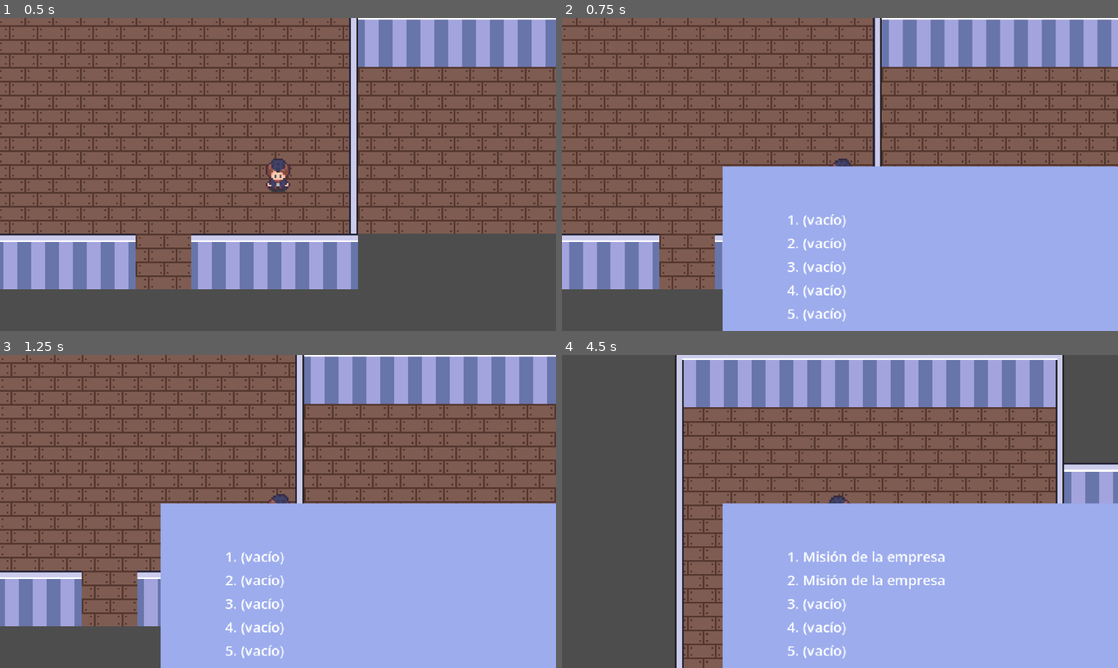
Above: before the commit, frames 1-4 (two rows, left to right).
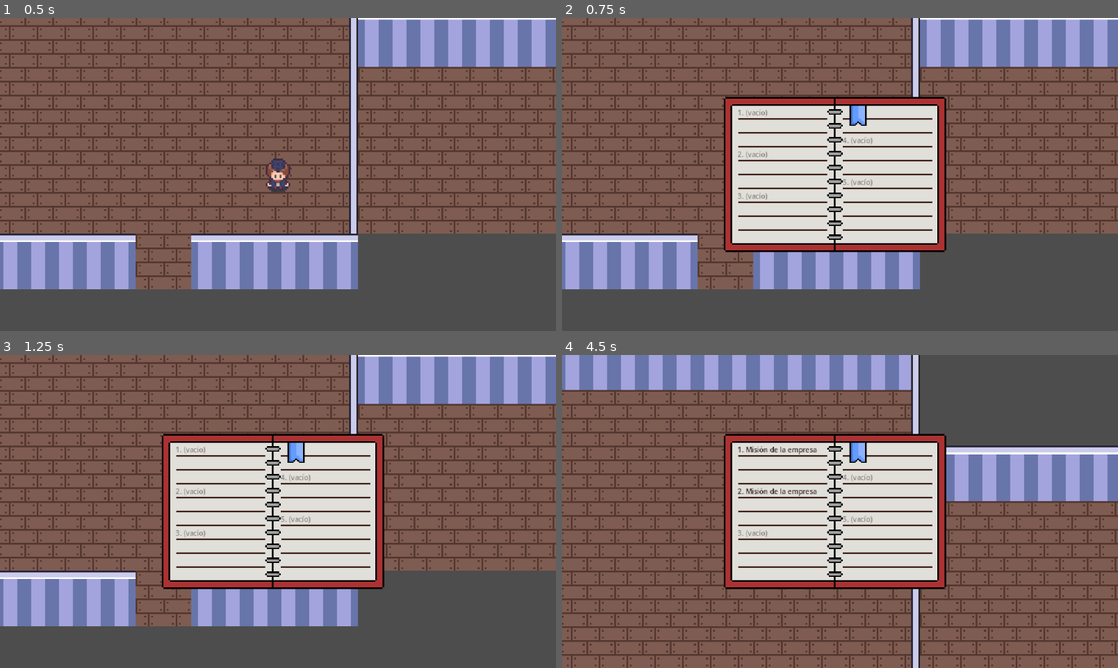
Above: after the commit, the same moments.

Repository: Laura26cal/UNlema
Game: Godot game, scene res://Scenes/Prueba.tscn
Same seed, same stepped clock (60 frames per second), same inputs: the game is played once before the commit and once after it. This scene is started directly instead of the project's main scene.
Inputs:
- Up to frame 1 (0.5 s): no input
- Up to frame 2 (0.75 s): tap Enter (ui_accept) at 0.5 s; hold Right (right) from 0.53 s (still down); hold I (libreta) from 0.53 s (still down)
- Up to frame 3 (1.25 s): keep holding Right (right); keep holding I (libreta); tap Enter (ui_accept) at 0.77 s
- Up to frame 4 (4.5 s): tap Enter (ui_accept) at 1.25, 1.52, 2.75, 3.02, 3.77 s; release Right (right) at 1.28 s; release I (libreta) at 1.28 s; hold S (down) 1.28-2.03 s; tap I (libreta) at 1.35, 2.85 s; hold Right (right) 2.03-2.78 s; hold I (libreta) 2.03-2.78 s; tap P at 2.1, 4.35 s; hold W (up) 2.78-3.53 s; hold I (libreta) 3.53-4.28 s; hold Left (left) from 3.53 s (still down)

Frame 1 is identical in both runs. In frame 2, 59% of the frame differs, in the area x 0-100%, y 0-100%; in frame 3, 55%; in frame 4, 87%.

Commit message:
feat: agregar libreta de 5 espacios con imagen y bloquear movimiento del jugador

Diff:
--- a/Scenes/Libreta.tscn
+++ b/Scenes/Libreta.tscn
@@ -1,20 +1,35 @@
 [gd_scene format=3 uid="uid://bgyy8ls1ll46a"]
 
 [ext_resource type="Script" uid="uid://vyxbci3m6e7f" path="res://Scripts/libreta.gd" id="1_l6jsr"]
+[ext_resource type="Texture2D" uid="uid://cxbkwxphwufi5" path="res://Resources/libreta.png" id="2_6rg5t"]
 
 [node name="Libreta" type="CanvasLayer" unique_id=1231893705]
 script = ExtResource("1_l6jsr")
 
-[node name="Fondo" type="ColorRect" parent="." unique_id=2104299848]
-offset_left = 185.0
-offset_top = 171.0
-offset_right = 666.0
-offset_bottom = 534.0
-color = Color(0.6101572, 0.67625695, 0.9274666, 1)
+[node name="Fondo" type="TextureRect" parent="." unique_id=478533415]
+anchors_preset = 8
+anchor_left = 0.5
+anchor_top = 0.5
+anchor_right = 0.5
+anchor_bottom = 0.5
+offset_left = -150.0
+offset_top = -95.0
+offset_right = 150.0
+offset_bottom = 95.0
+grow_horizontal = 2
+grow_vertical = 2
+texture = ExtResource("2_6rg5t")
 
-[node name="Lista" type="VBoxContainer" parent="Fondo" unique_id=713292900]
+[node name="PaginaIzq" type="VBoxContainer" parent="Fondo" unique_id=349141892]
 layout_mode = 0
-offset_left = 74.0
-offset_top = 49.0
-offset_right = 400.0
-offset_bottom = 295.0
+offset_left = 32.0
+offset_top = 18.0
+offset_right = 134.0
+offset_bottom = 162.0
+
+[node name="PaginaDer" type="VBoxContainer" parent="Fondo" unique_id=287605409]
+layout_mode = 0
+offset_left = 153.0
+offset_top = 50.0
+offset_right = 255.0
+offset_bottom = 146.0
--- a/Scripts/Global.gd
+++ b/Scripts/Global.gd
@@ -9,7 +9,7 @@
 
 var nombre_jugador := ""
 var personaje_elegido := ""
-
+var libreta_abierta := false
 var puntajes := {
 	"datos_mision1": 0,
 	"hoja_vida": 0,
--- a/Scripts/idle.gd
+++ b/Scripts/idle.gd
@@ -9,6 +9,8 @@
 	jugador.actualizar_animacion()
 
 func on_physics_process(delta: float) -> void:
+	if Global.libreta_abierta:
+		return
 	var dir = Input.get_vector(
 		"left",
 		"right",
--- a/Scripts/libreta.gd
+++ b/Scripts/libreta.gd
@@ -1,29 +1,47 @@
 extends CanvasLayer
 
-@onready var lista: VBoxContainer = $Fondo/Lista
+const ANCHO_FILA := 102
+const ALTO_FILA := 48            # 3 renglones de 16 px
+const TAMANO_FUENTE := 8
+const ESPACIO_LINEAS := 6        # sube o baja si el texto no cae sobre las líneas
+const PISTAS_PAGINA_IZQ := 3     # las demás van a la página derecha
+const COLOR_TEXTO := Color("3b2a2a")
+
+@onready var pagina_izq: VBoxContainer = $Fondo/PaginaIzq
+@onready var pagina_der: VBoxContainer = $Fondo/PaginaDer
 
 func _ready() -> void:
 	visible = false
+	pagina_izq.add_theme_constant_override("separation", 0)
+	pagina_der.add_theme_constant_override("separation", 0)
 	Global.libreta_cambiada.connect(_redibujar)
 	_redibujar()
 
 func _unhandled_input(event: InputEvent) -> void:
 	if event.is_action_pressed("libreta"):
 		visible = not visible
-		print("libreta visible: ", visible)
+		Global.libreta_abierta = visible
 		get_viewport().set_input_as_handled()
 
-
 func _redibujar() -> void:
-	for hijo in lista.get_children():
-		hijo.queue_free()
+	for pagina in [pagina_izq, pagina_der]:
+		for hijo in pagina.get_children():
+			hijo.queue_free()
 	for i in Global.MAX_PISTAS:
 		var l := Label.new()
+		l.custom_minimum_size = Vector2(ANCHO_FILA, ALTO_FILA)
+		l.autowrap_mode = TextServer.AUTOWRAP_WORD_SMART
+		l.clip_text = true
+		l.add_theme_font_size_override("font_size", TAMANO_FUENTE)
+		l.add_theme_constant_override("line_spacing", ESPACIO_LINEAS)
+		l.add_theme_color_override("font_color", COLOR_TEXTO)
 		if i < Global.pistas.size():
 			l.text = "%d. %s" % [i + 1, Global.pistas[i]["texto"]]
 		else:
 			l.text = "%d. (vacío)" % [i + 1]
-		lista.add_child(l)
+			l.modulate.a = 0.5
+		var pagina := pagina_izq if i < PISTAS_PAGINA_IZQ else pagina_der
+		pagina.add_child(l)
 
 func _input(event):
 	if event is InputEventKey and event.pressed and not event.is_echo() and event.keycode == KEY_P:
--- a/Scripts/walk.gd
+++ b/Scripts/walk.gd
@@ -6,6 +6,9 @@
 	controlled_node.actualizar_animacion()
 
 func on_physics_process(delta):
+	if Global.libreta_abierta:
+		state_machine.change_to("Idle")
+		return
 	var dir = Input.get_vector(
 		"left",
 		"right",
Binary file added: Resources/libreta.png
Not shown, added: Resources/libreta.png.import
